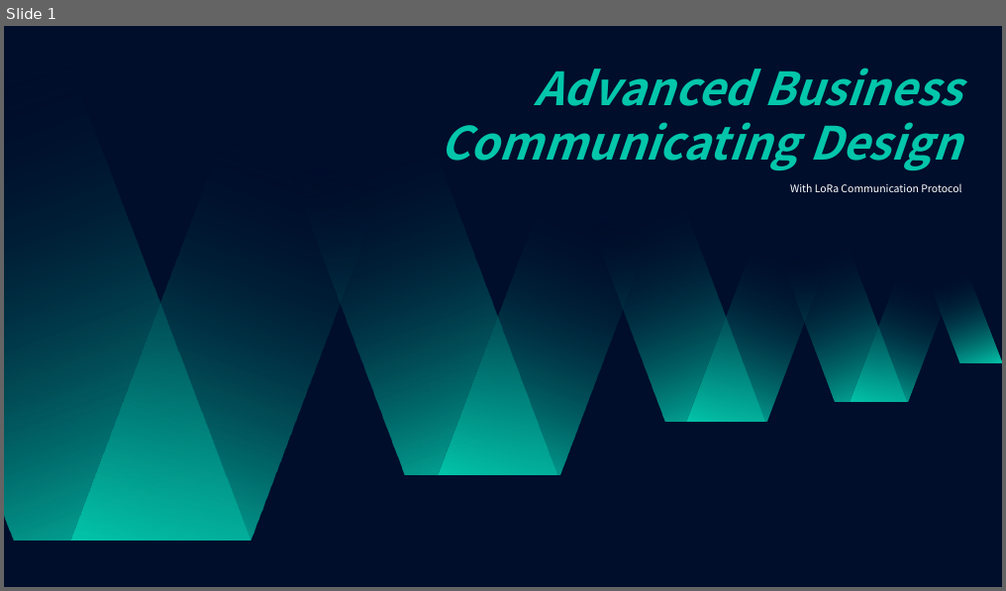
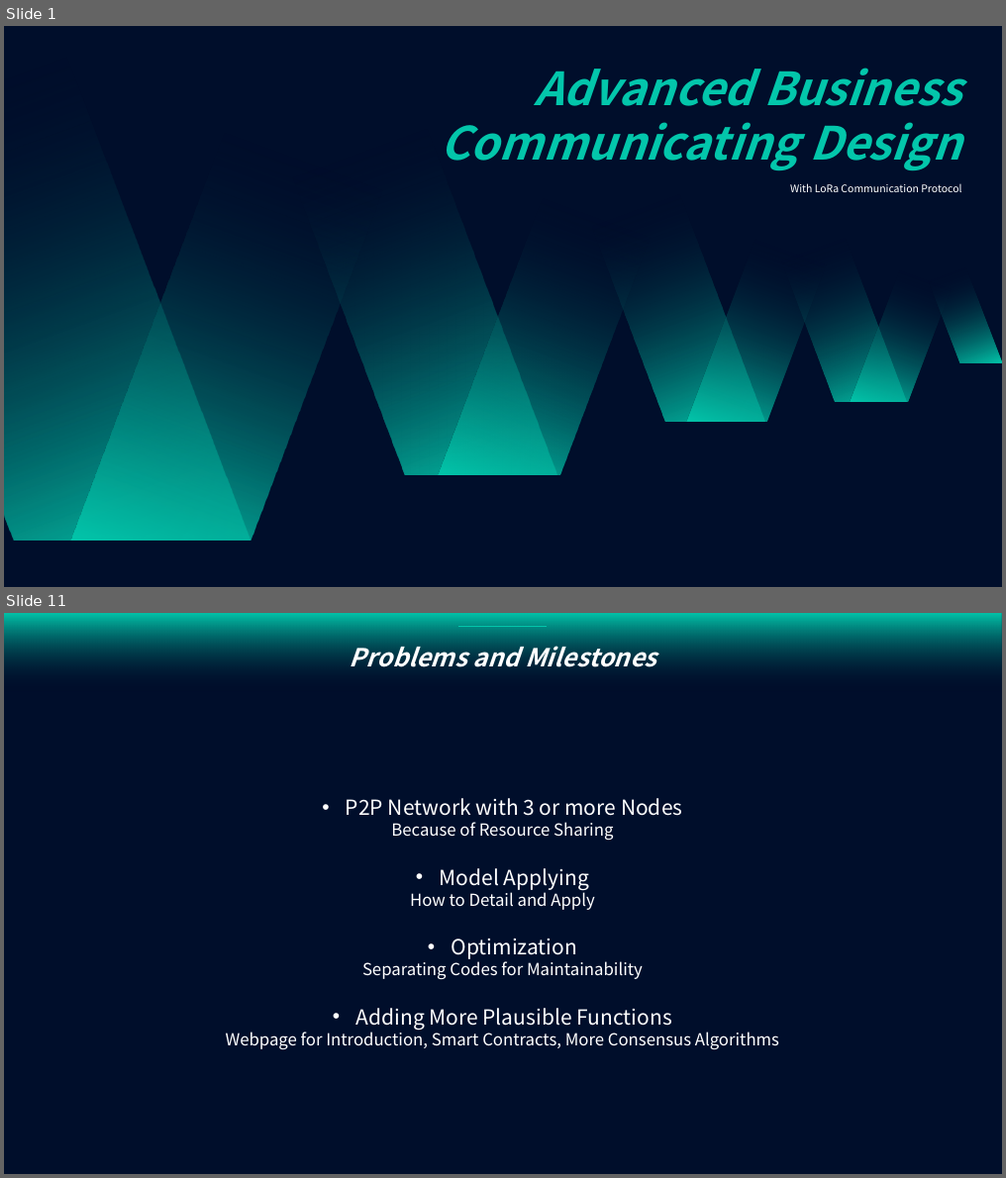
Before and after one commit to purachina/etri, a slide deck: Advanced Buisness Communicating Design/구현.pptx. Shown one above the other, each under a label of ours: slide 1 before the commit, slides 1 and 11 after it; the slides between them are not shown. The pictures are 1006x591 and 1006x1178 pixels, drawn with LibreOffice and Linux fonts; fonts in the diff are those of the drawing. Boxes give left, top, right and bottom in pixels: in the first picture for what was removed or moved away, otherwise in the second. Text is boxed around its words. In the diff, an @@ line names an element or a change of style, - is before the commit and + after.

```diff
--- a/Advanced Buisness Communicating Design/구현.pptx
+++ b/Advanced Buisness Communicating Design/구현.pptx
@@ slide 11 added at (4, 613, 1002, 1174), background #000E2B @@
@@ line added from (458, 627) to (547, 627), #03C6AB 1 pt @@
@@ text added at (350, 646, 656, 673), 24 pt, text #FFFFFF, bold, italic @@
+Problems and Milestones
@@ text added at (226, 798, 779, 1051), 16 pt, text #FFFFFF @@
+• P2P Network with 3 or more Nodes
+Because of Resource Sharing
+• Model Applying
+How to Detail and Apply
+• Optimization
+Separating Codes for Maintainability
+• Adding More Plausible Functions
+Webpage for Introduction, Smart Contracts, More Consensus Algorithms
```
Also in this commit, not shown: 9 other slides added, 8 slides removed.
